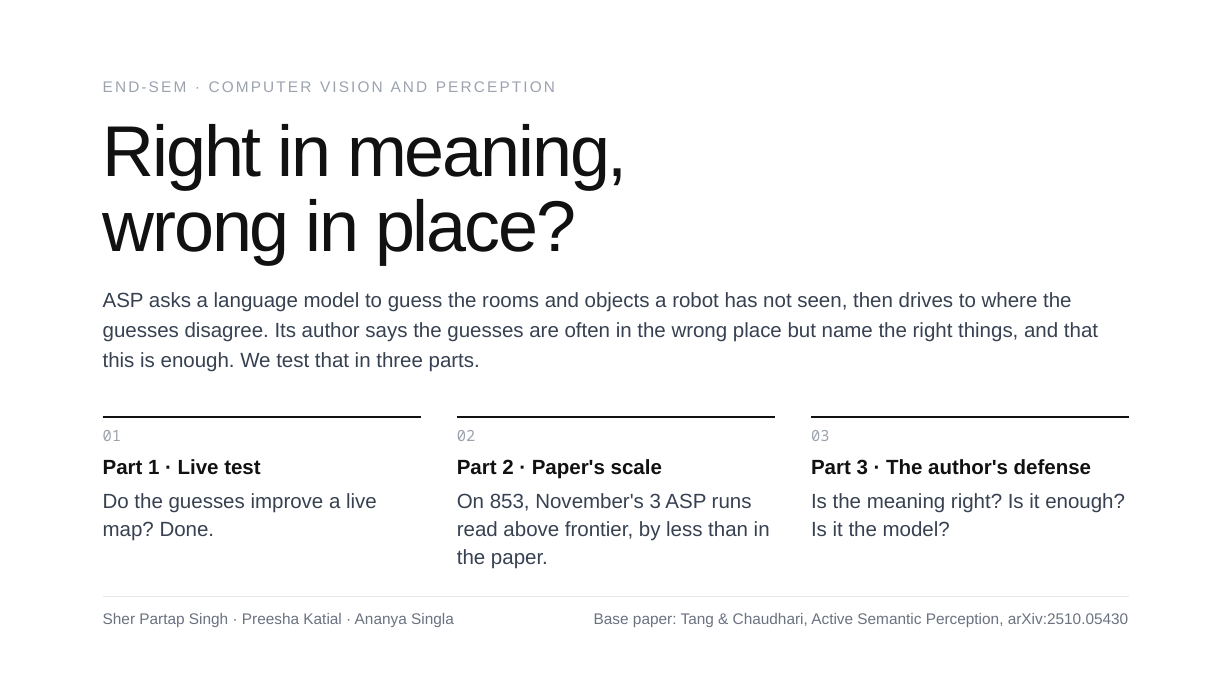
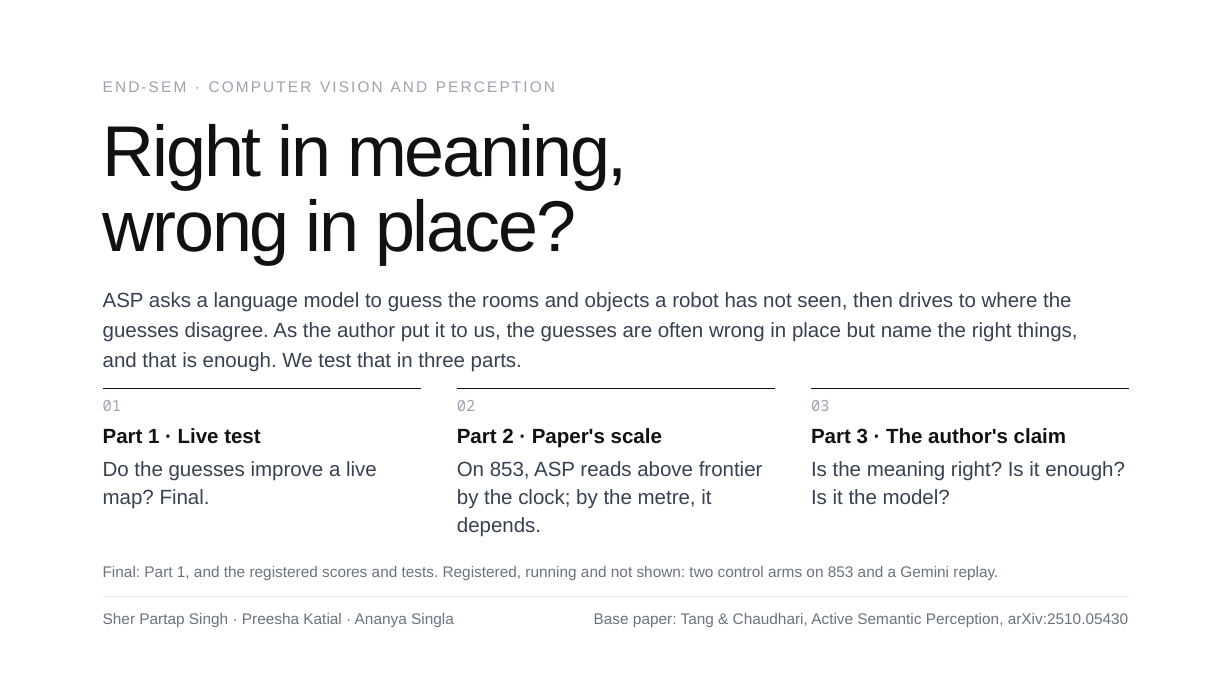
Before and after one commit to Sher110106/validity-aware-active-semantic-exploration, a slide deck: slide 1 of docs/endsem_2026-11/ASP_Endsem.pptx. Drawn at 1232x693 pixels with LibreOffice and Linux fonts; fonts in the diff are those of the drawing. Boxes give left, top, right and bottom in pixels: in the first picture for what was removed or moved away, otherwise in the second. Text is boxed around its words. In the diff, an @@ line names an element or a change of style, - is before the commit and + after.

```diff
--- a/docs/endsem_2026-11/ASP_Endsem.pptx
+++ b/docs/endsem_2026-11/ASP_Endsem.pptx
@@ text at (103,292,1077,372): text changed @@
-ASP asks a language model to guess the rooms and objects a robot has not seen, then drives to where the guesses disagree. Its author says the guesses are often in the wrong place but name the right things, and that this is enough. We test that in three parts.
+ASP asks a language model to guess the rooms and objects a robot has not seen, then drives to where the guesses disagree. As the author put it to us, the guesses are often wrong in place but name the right things, and that is enough. We test that in three parts.
@@ 6 texts, 3 lines: place and size @@
-6 texts, 3 lines at (103,417,1129,536)
+6 texts, 3 lines at (103,389,1129,504)
@@ text at (811,428,1066,444): text changed @@
-Part 3 · The author's defense
+Part 3 · The author's claim
@@ text at (103,461,377,509): text changed @@
-Do the guesses improve a live map? Done.
+Do the guesses improve a live map? Final.
@@ text at (457,461,763,536): text changed @@
-On 853, November's 3 ASP runs read above frontier, by less than in the paper.
+On 853, ASP reads above frontier by the clock; by the metre, it depends.
@@ text added at (103,566,998,580), 12 pt, text #6B7280 @@
+Final: Part 1, and the registered scores and tests. Registered, running and not shown: two control arms on 853 and a Gemini replay.
```
Also in this commit, not shown: 24 other slides changed, 4 slides added, 1 slide removed, 8 other files.
